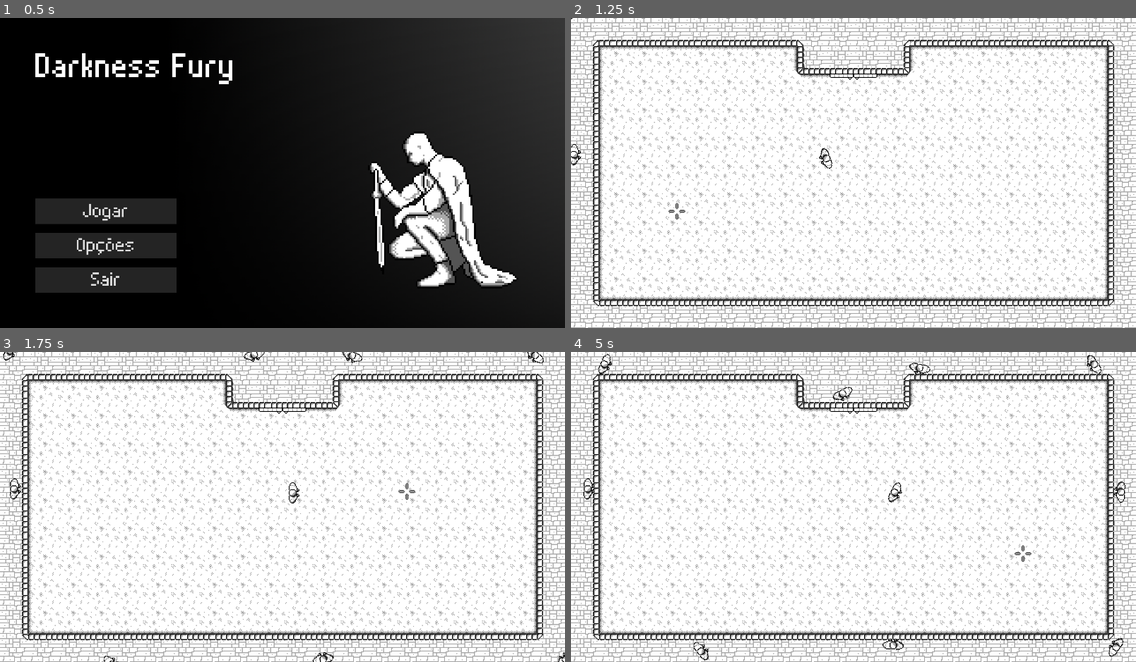
Above: before the commit, frames 1-4 (two rows, left to right).
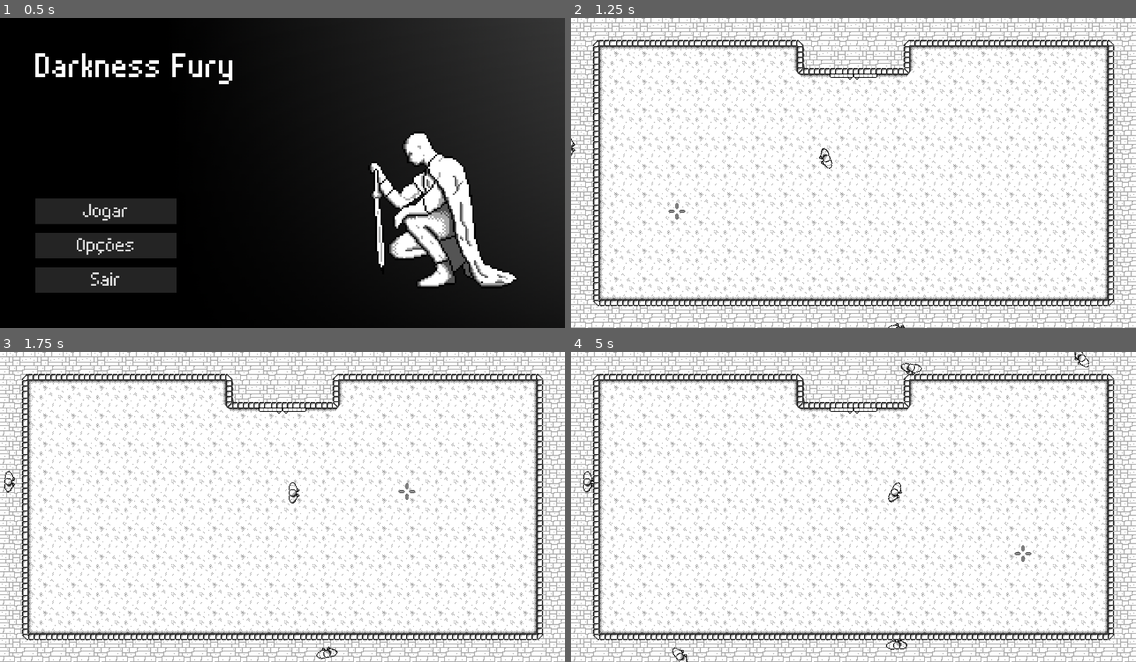
Above: after the commit, the same moments.

Repository: CarlMachado/DarknessFury
Game: Godot game, scene res://scenes/main_menu.tscn
The game is run twice, just before and just after one commit, with the same random seed, the same clock (stepped at 60 frames per second) and the same inputs.
Inputs (mouse positions are in pixels of both pictures, inside the frame that each line leads up to):
- Up to frame 1 (0.5 s): no input
- Up to frame 2 (1.25 s): click "Jogar" at 0.5 s
- Up to frame 3 (1.75 s): move the mouse to (406, 491) at 1.27 s; hold D (ui_right) from 1.28 s (still down)
- Up to frame 4 (5 s): move the mouse to (740, 522) at 2.02 s; release D (ui_right) at 2.03 s; hold S (ui_down) 2.03-2.78 s; move the mouse to (910, 438) at 2.77 s; hold D (ui_right) 2.78-3.53 s; move the mouse to (825, 569) at 3.52 s; hold W (ui_up) 3.53-4.28 s; move the mouse to (1023, 553) at 4.27 s; hold A (ui_left) from 4.28 s (still down)

Frame 1 is identical in both runs. In frame 2, 0.1% of the frame differs, in the area x 0-63%, y 0-100%; in frame 3, 0.5%; in frame 4, 0.9%, in the area x 2-99%, y 0-100%.

Commit message:
Alteracao nos locais e tempo de spawn

Diff:
--- a/scenes/levels/arena.tscn
+++ b/scenes/levels/arena.tscn
@@ -35,34 +35,33 @@
 position = Vector2( 288, 160 )
 
 [node name="enemy_spawns" type="Node" parent="."]
-editor/display_folded = true
 
 [node name="spawn_enemy0" parent="enemy_spawns" instance=ExtResource( 5 )]
-position = Vector2( -23.4, 310 )
+position = Vector2( -36.0436, 292.137 )
 
 [node name="spawn_enemy1" parent="enemy_spawns" instance=ExtResource( 5 )]
-position = Vector2( -27.2637, -26.1584 )
+position = Vector2( -79.6758, -167.223 )
 
 [node name="spawn_enemy2" parent="enemy_spawns" instance=ExtResource( 5 )]
-position = Vector2( 547.448, -33.9748 )
+position = Vector2( 491.507, -220.835 )
 
 [node name="spawn_enemy3" parent="enemy_spawns" instance=ExtResource( 5 )]
-position = Vector2( 775.948, -30.8695 )
+position = Vector2( 751.175, -98.3509 )
 
 [node name="spawn_enemy4" parent="enemy_spawns" instance=ExtResource( 5 )]
-position = Vector2( 1190.29, -31.6058 )
+position = Vector2( 1246.08, -142.605 )
 
 [node name="spawn_enemy5" parent="enemy_spawns" instance=ExtResource( 5 )]
-position = Vector2( 1315.82, 346.553 )
+position = Vector2( 1478.94, 203.431 )
 
 [node name="spawn_enemy6" parent="enemy_spawns" instance=ExtResource( 5 )]
-position = Vector2( 1259.32, 737.816 )
+position = Vector2( 1451.62, 848.962 )
 
 [node name="spawn_enemy7" parent="enemy_spawns" instance=ExtResource( 5 )]
-position = Vector2( 708.895, 737.264 )
+position = Vector2( 717.716, 724.768 )
 
 [node name="spawn_enemy8" parent="enemy_spawns" instance=ExtResource( 5 )]
-position = Vector2( 211.289, 742.922 )
+position = Vector2( 61.1833, 801.068 )
 
 [node name="walls_area" type="Area2D" parent="."]
 editor/display_folded = true
--- a/scripts/enemy.gd
+++ b/scripts/enemy.gd
@@ -12,7 +12,7 @@
 var body
 
 func _ready():
-	yield(get_tree().create_timer(3.25), "timeout")
+	yield(get_tree().create_timer(60), "timeout")
 	homming = true
 
 func _physics_process(delta):
--- a/scripts/spawn_enemy.gd
+++ b/scripts/spawn_enemy.gd
@@ -6,8 +6,8 @@
 var firt_start = false
 
 func _ready():
-	#$timer_spawn.start(rand_range(4, 7)
-	$timer_spawn.start(1)
+	$timer_spawn.start(rand_range(4, 7))
+#	$timer_spawn.start(1)
 
 func _process(delta):
 	if enemy == null and !firt_start:
@@ -20,7 +20,7 @@
 
 func dead_enemy():
 	if !enemy.alive:
-		$timer_spawn.start()
+		$timer_spawn.start(rand_range(4, 7))
 
 func _on_timer_spawn_timeout():
 	enemy = PRE_ENEMY.instance()
